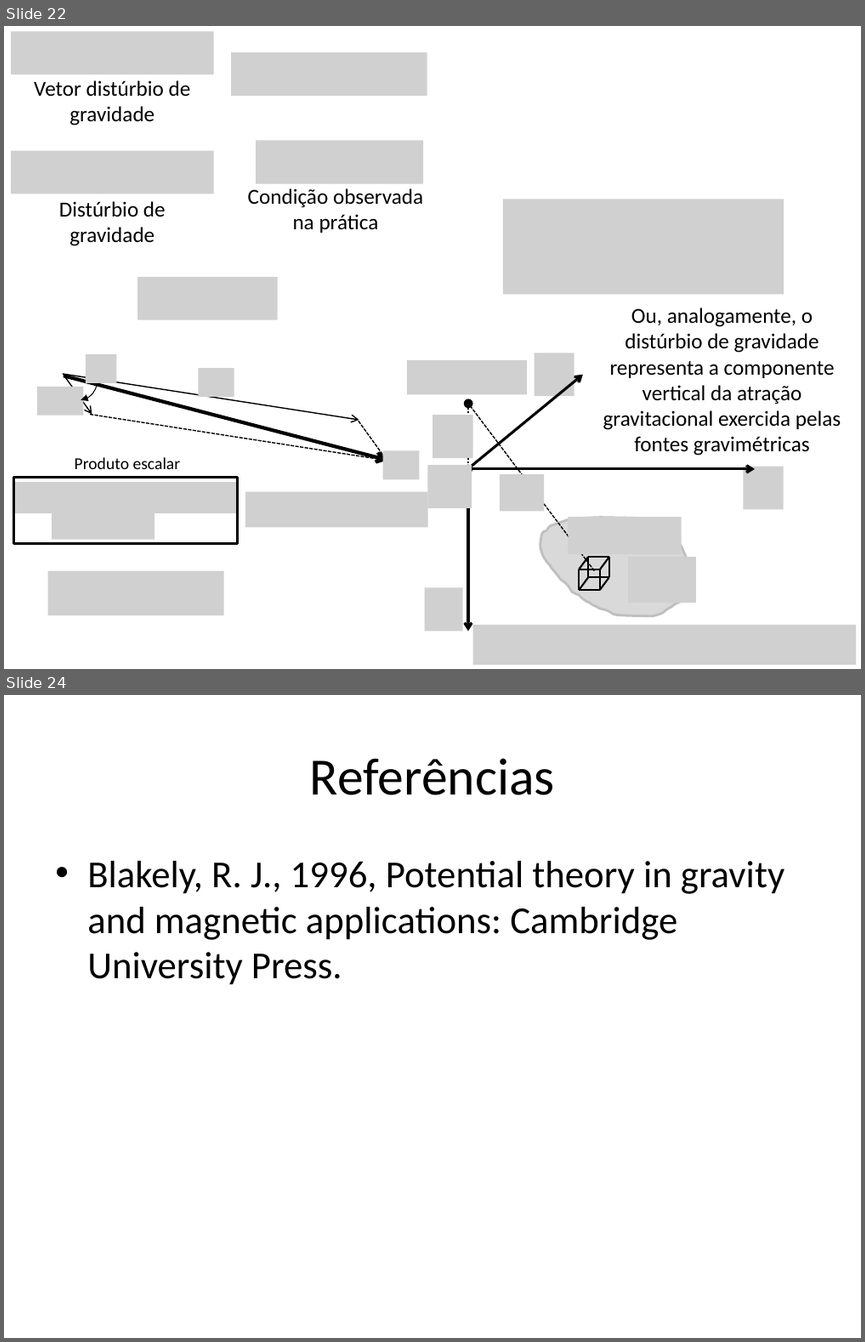
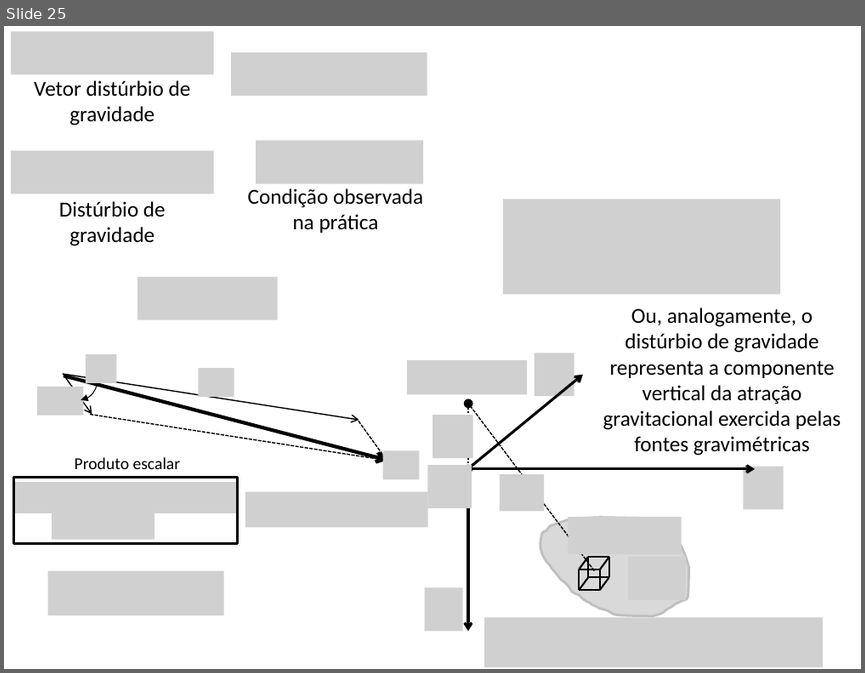
Before and after one commit to pinga-lab/CE-VII-SimBGf-2016, a slide deck: slides/5b_disturbio_gravidade.pptx. Shown one above the other, each under a label of ours: slides 22 and 24 before the commit, slide 25 after it; the slides between them are not shown. The pictures are 865x1342 and 865x673 pixels, drawn with LibreOffice and Linux fonts; fonts in the diff are those of the drawing; grey boxes stand for pictures. Boxes give left, top, right and bottom in pixels: in the first picture for what was removed or moved away, otherwise in the second. Text is boxed around its words. In the diff, an @@ line names an element or a change of style, - is before the commit and + after.

```diff
--- a/slides/5b_disturbio_gravidade.pptx
+++ b/slides/5b_disturbio_gravidade.pptx
@@ slide 24 removed at (x1=4, y1=695, x2=861, y2=1338), background #FFFFFF @@
@@ title removed at (x1=310, y1=758, x2=555, y2=795) @@
-Referências
@@ text removed at (x1=87, y1=861, x2=784, y2=985) @@
-• Blakely, R. J., 1996, Potential theory in gravity and magnetic applications: Cambridge University Press.
@@ what was slide 22 is now slide 25 @@
@@ slide 25 changed as well @@
@@ picture resized from (x1=503, y1=199, x2=783, y2=295) to (x1=503, y1=199, x2=780, y2=295) @@
@@ picture resized from (x1=628, y1=556, x2=695, y2=602) to (x1=628, y1=556, x2=685, y2=599) @@
@@ picture resized from (x1=472, y1=624, x2=856, y2=664) to (x1=483, y1=618, x2=823, y2=667) @@
```
Also in this commit, not shown: 14 other slides changed, 4 slides added, 5 other files.
